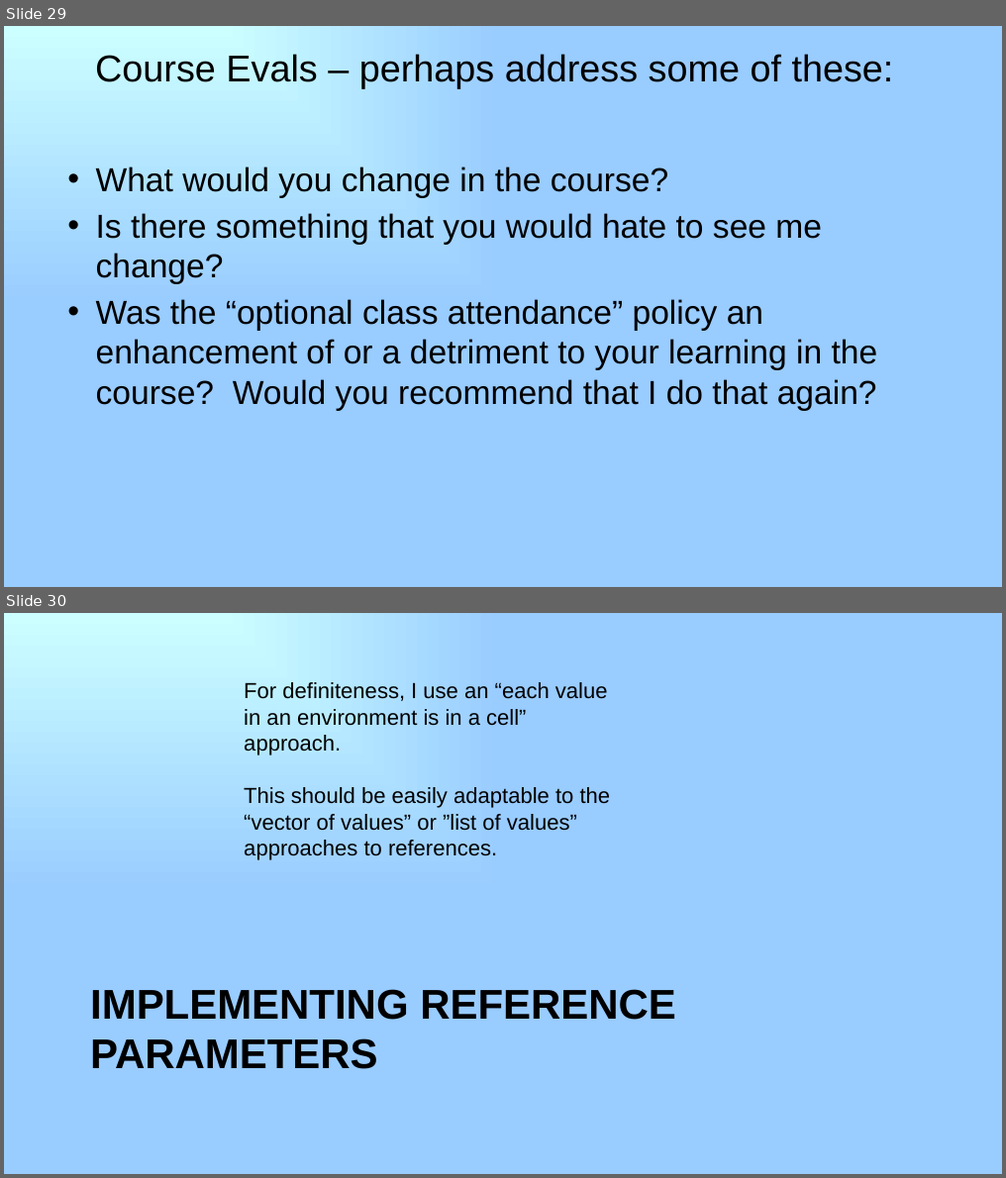
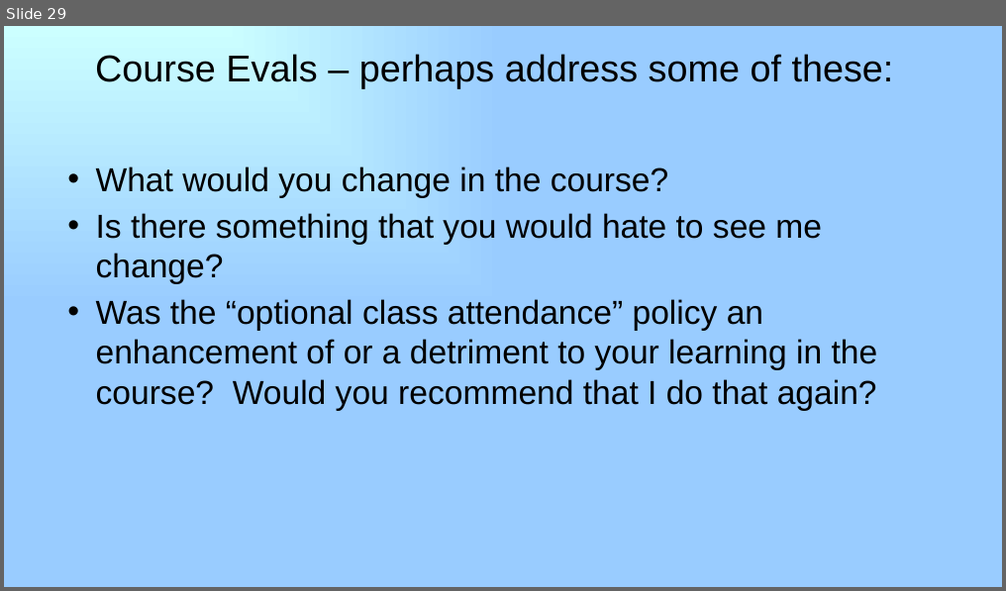
Before and after one commit to RHIT-CSSE/csse304, a slide deck: ClassMaterials/RefParamsCorountines/37_refParams_coroutines.pptx. Shown one above the other, each under a label of ours: slides 29 and 30 before the commit, slide 29 after it. The pictures are 1006x1178 and 1006x591 pixels, drawn with LibreOffice and Linux fonts; fonts in the diff are those of the drawing. Boxes give left, top, right and bottom in pixels: in the first picture for what was removed or moved away, otherwise in the second. Text is boxed around its words. In the diff, an @@ line names an element or a change of style, - is before the commit and + after.

```diff
--- a/ClassMaterials/RefParamsCorountines/37_refParams_coroutines.pptx
+++ b/ClassMaterials/RefParamsCorountines/37_refParams_coroutines.pptx
@@ slide 30 removed at [4,613,1002,1174], background gradient #CCFFFF to #99CCFF @@
@@ text removed at [244,682,611,861] @@
-For definiteness, I use an “each value in an environment is in a cell” approach.
-This should be easily adaptable to the “vector of values” or ”list of values” approaches to references.
@@ title removed at [90,989,676,1069] @@
-IMPLEMENTING REFERENCE PARAMETERS
```
Also in this commit, not shown: 3 other slides removed, 2 other files.
